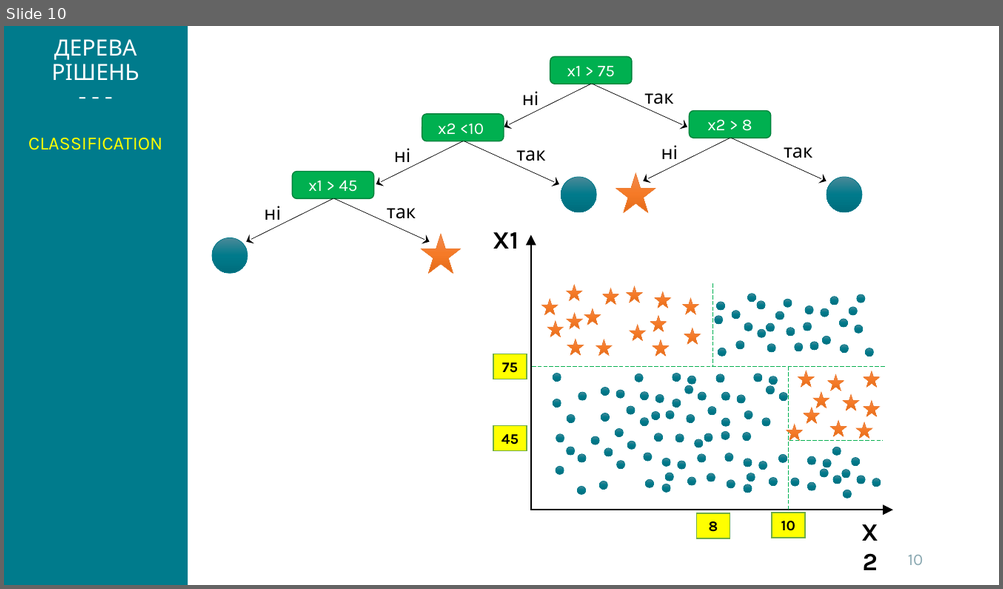
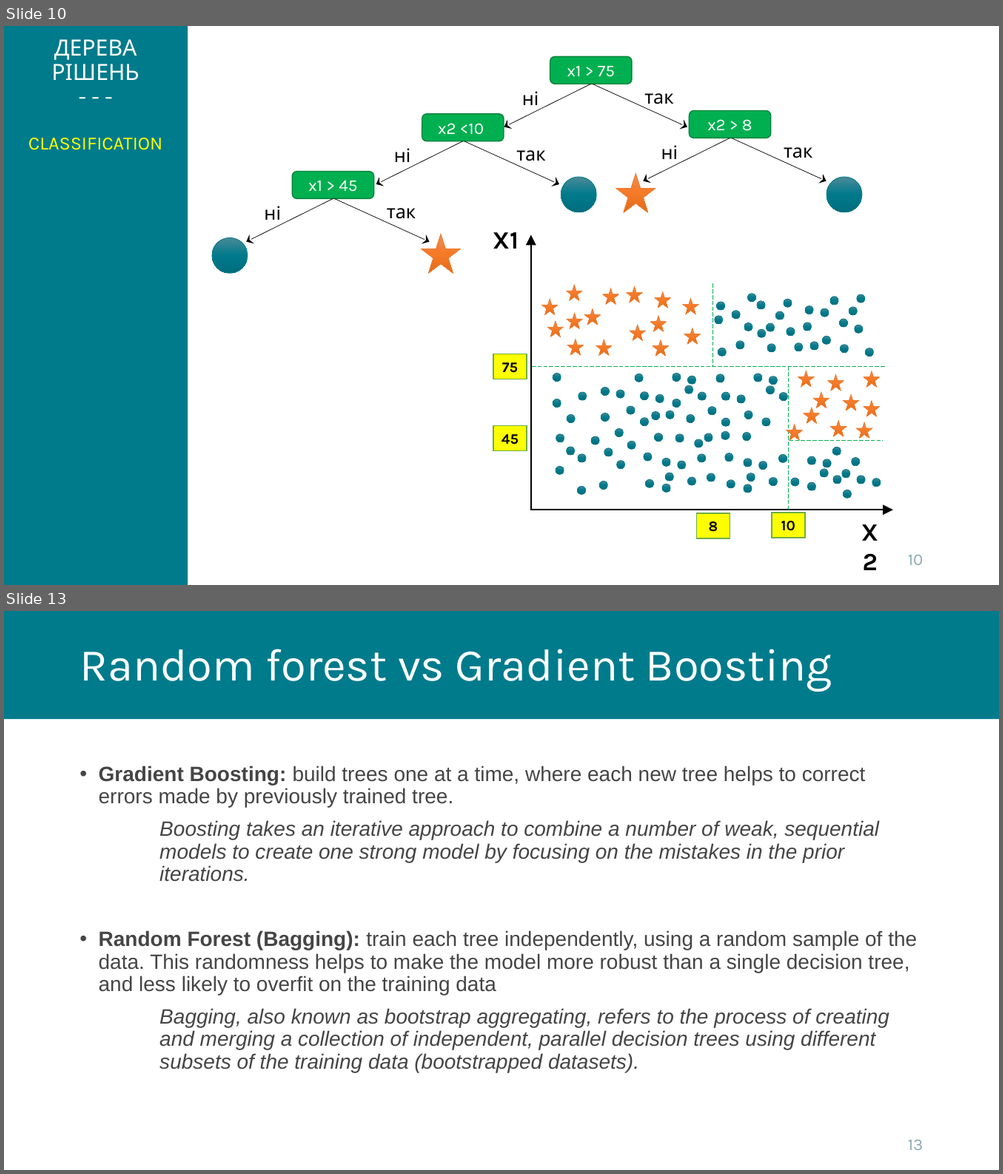
Before and after one commit to kleban/r-course-eng, a slide deck: pptx/061_Trees.pptx. Shown one above the other, each under a label of ours: slide 10 before the commit, slides 10 and 13 after it; the slides between them are not shown. The pictures are 1003x589 and 1003x1174 pixels, drawn with LibreOffice and Linux fonts; fonts in the diff are those of the drawing; background and template pictures are left out. Boxes give left, top, right and bottom in pixels: in the first picture for what was removed or moved away, otherwise in the second. Text is boxed around its words. In the diff, an @@ line names an element or a change of style, - is before the commit and + after.

Commit message:
NN_init + trees

```diff
--- a/pptx/061_Trees.pptx
+++ b/pptx/061_Trees.pptx
@@ slide 13 added at bbox=[4, 611, 999, 1170], background #FFFFFF @@
@@ rectangle added at bbox=[4, 611, 999, 719], fill #007B8C @@
@@ title added at bbox=[79, 649, 831, 692], 44 pt, text #FFFFFF @@
+Random forest vs Gradient Boosting
@@ text added at bbox=[99, 766, 916, 1073], 20 pt, text #454545, italic @@
+• Gradient Boosting: build trees one at a time, where each new tree helps to correct errors made by previously trained tree.
+Boosting takes an iterative approach to combine a number of weak, sequential models to create one strong model by focusing on the mistakes in the prior iterations.
+• Random Forest (Bagging): train each tree independently, using a random sample of the data. This randomness helps to make the model more robust than a single decision tree, and less likely to overfit on the training data
+Bagging, also known as bootstrap aggregating, refers to the process of creating and merging a collection of independent, parallel decision trees using different subsets of the training data (bootstrapped datasets).
@@ page number added at bbox=[908, 1140, 923, 1150], 16 pt, text #8CA9B2 @@
+13
```
Also in this commit, not shown: 4 other slides added, 2 other files.
